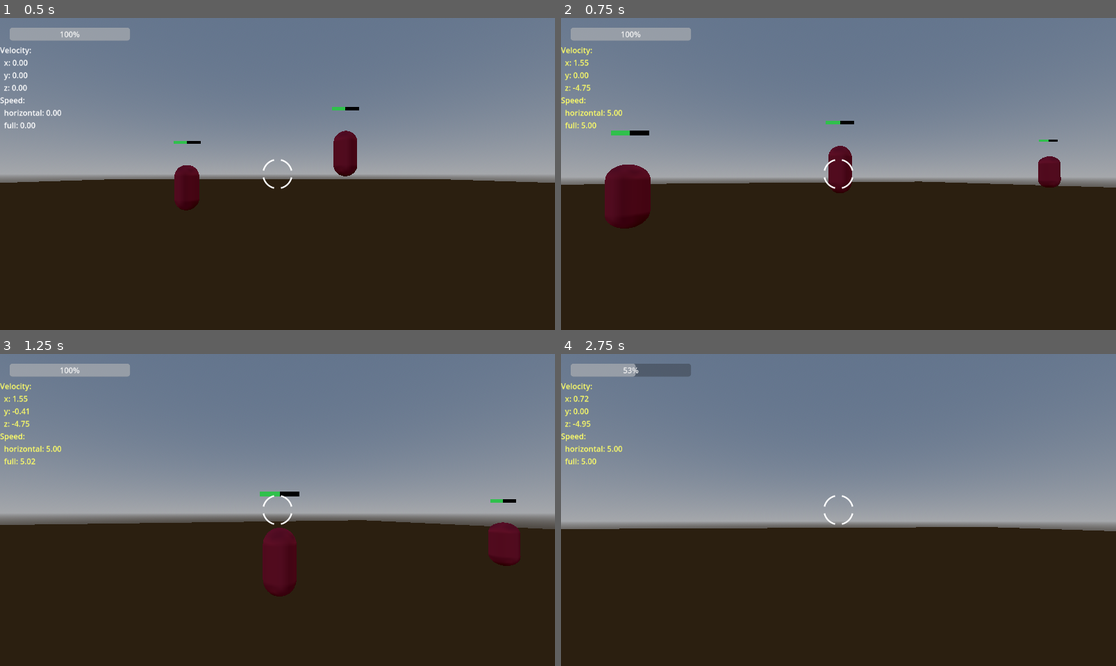
Above: before the commit, frames 1-4 (two rows, left to right).
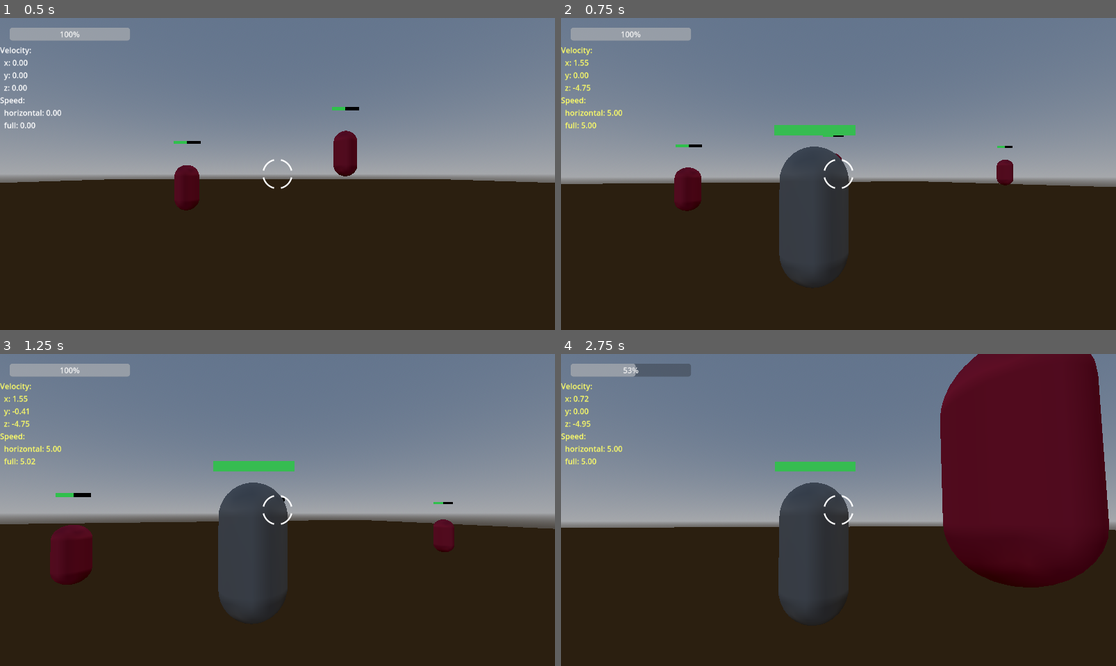
Above: after the commit, the same moments.

Repository: M4tt-/arena-fps
Game: Godot game, scene res://scenes/main/main.tscn
The game is run twice, just before and just after one commit, with the same random seed, the same clock (stepped at 60 frames per second) and the same inputs.
Inputs (mouse positions are in pixels of both pictures, inside the frame that each line leads up to):
- Up to frame 1 (0.5 s): no input
- Up to frame 2 (0.75 s): tap Enter at 0.5 s; move the mouse to (866, 174) at 0.52 s; hold W (move_forward) from 0.53 s (still down); hold T (toggle_third_person) from 0.53 s (still down)
- Up to frame 3 (1.25 s): keep holding W (move_forward); keep holding T (toggle_third_person); tap Space (jump) at 0.77 s
- Up to frame 4 (2.75 s): keep holding W (move_forward); move the mouse to (810, 510) at 1.27 s; release T (toggle_third_person) at 1.28 s; click (810, 510) at 1.35 s; tap Space (jump) at 1.52 s; tap T (toggle_third_person) at 1.55, 2.3 s; move the mouse to (849, 503) at 2.02 s; hold Right mouse button (jetpack) from 2.03 s (still down)

Frame 1 is identical in both runs. In frame 2, 8.5% of the frame differs, in the area x 0-100%, y 32-86%; in frame 3, 8.3%; in frame 4, 26%, in the area x 0-100%, y 0-86%.

Commit message:
Added third person logic back

Diff:
--- a/scripts/actors/player/camera_controller.gd
+++ b/scripts/actors/player/camera_controller.gd
@@ -32,6 +32,10 @@
 
 	_apply_view_mode()
 
+func _unhandled_input(event: InputEvent) -> void:
+	if event.is_action_pressed("toggle_third_person"):
+		toggle_view_mode()
+
 func _physics_process(delta: float) -> void:
 	if component_mouse_capture == null:
 		return
@@ -40,6 +44,14 @@
 	if look != Vector2.ZERO:
 		update_camera_rotation(look)
 		component_mouse_capture.clear_mouse_input()
+
+func toggle_view_mode() -> void:
+	view_mode = ViewMode.THIRD_PERSON if view_mode == ViewMode.FIRST_PERSON else ViewMode.FIRST_PERSON
+	_apply_view_mode()
+
+func set_view_mode(mode: ViewMode) -> void:
+	view_mode = mode
+	_apply_view_mode()
 
 func update_camera_rotation(input: Vector2) -> void:
 	_rotation.x += input.y
